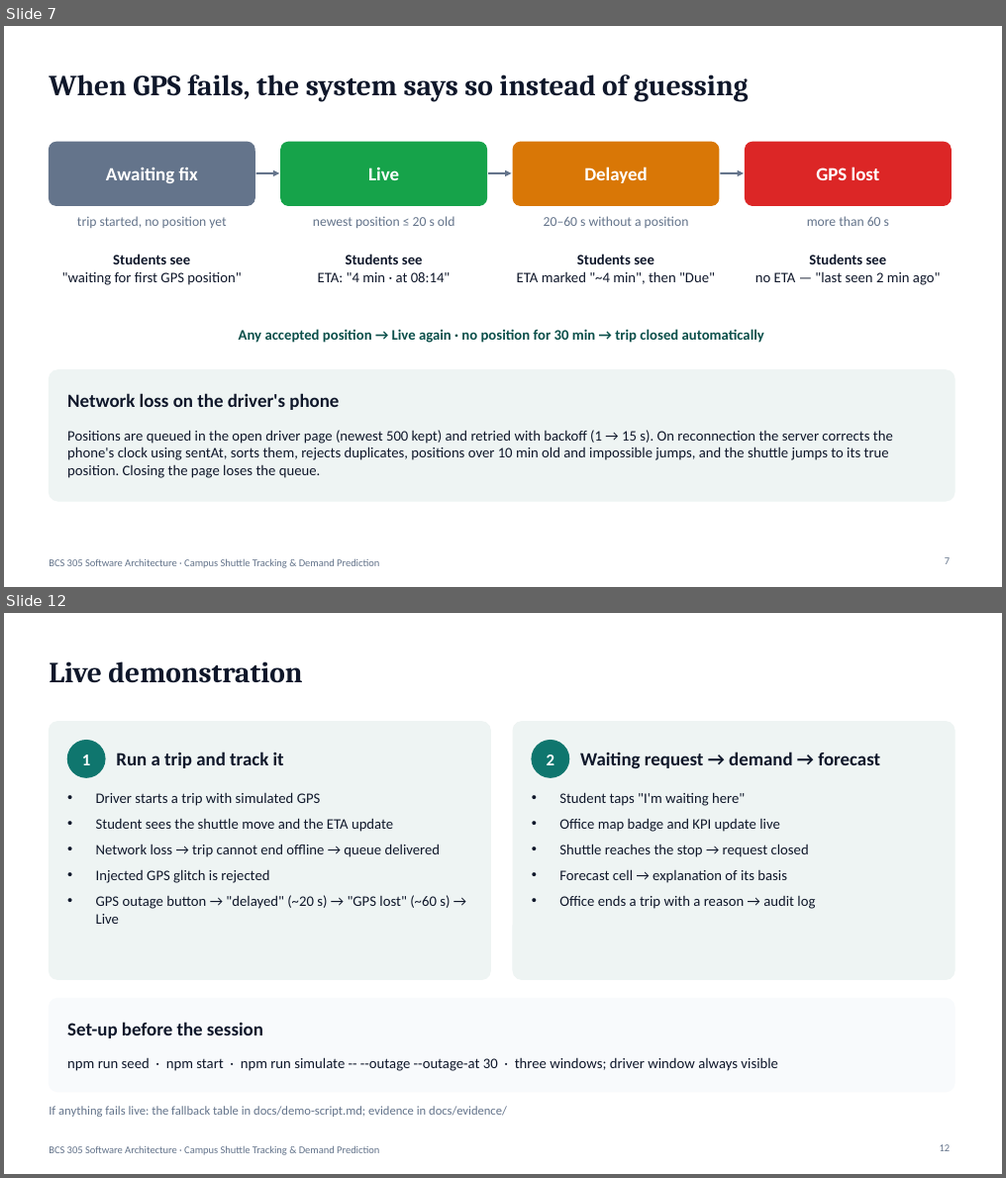
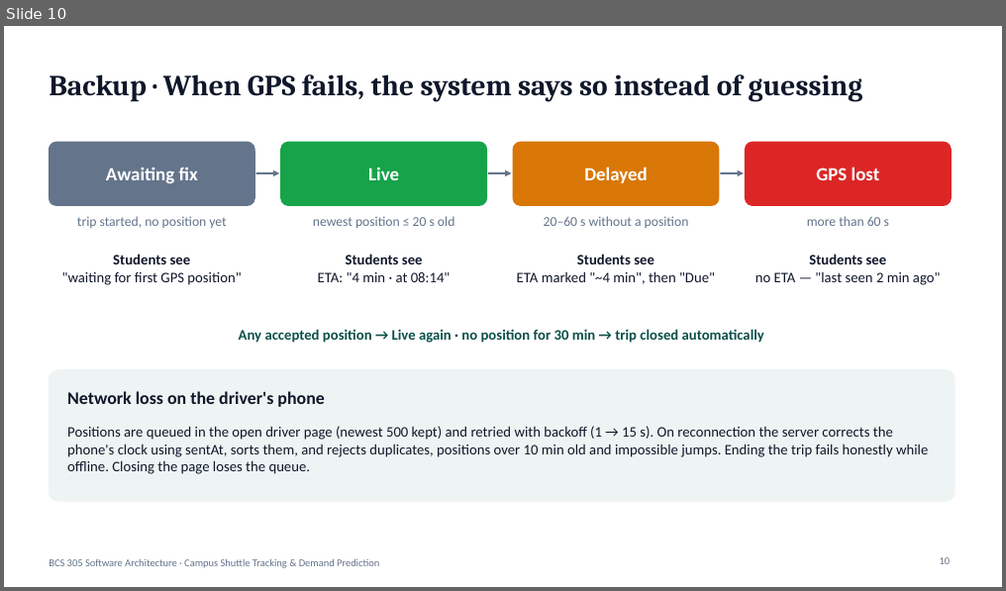
Before and after one commit to abdullahshammari796-ctrl/CampusShuttle, a slide deck: docs/presentation/campus-shuttle-presentation.pptx. Shown one above the other, each under a label of ours: slides 7 and 12 before the commit, slide 10 after it; the slides between them are not shown. The pictures are 1006x1178 and 1006x591 pixels, drawn with LibreOffice and Linux fonts; fonts in the diff are those of the drawing. Boxes give left, top, right and bottom in pixels: in the first picture for what was removed or moved away, otherwise in the second. Text is boxed around its words. In the diff, an @@ line names an element or a change of style, - is before the commit and + after.

```diff
--- a/docs/presentation/campus-shuttle-presentation.pptx
+++ b/docs/presentation/campus-shuttle-presentation.pptx
@@ slide 12 removed at box(4, 613, 1002, 1174), background #FFFFFF; not listed: 1 template element that a slide beside it also shows @@
@@ title removed at box(49, 662, 302, 683) @@
-Live demonstration
@@ rounded rectangle removed at box(49, 722, 491, 980) @@
@@ rounded rectangle removed at box(513, 722, 954, 980) @@
@@ ellipse removed at box(67, 741, 105, 777) @@
@@ text removed at box(82, 755, 90, 765) @@
-1
@@ text removed at box(116, 752, 284, 768) @@
-Run a trip and track it
@@ ellipse removed at box(532, 741, 569, 777) @@
@@ text removed at box(547, 755, 554, 765) @@
-2
@@ text removed at box(580, 752, 880, 768) @@
-Waiting request → demand → forecast
@@ text removed at box(96, 792, 450, 924) @@
-• Driver starts a trip with simulated GPS
-• Student sees the shuttle move and the ETA update
-• Network loss → trip cannot end offline → queue delivered
-• Injected GPS glitch is rejected
-• GPS outage button → "delayed" (~20 s) → "GPS lost" (~60 s) → Live
@@ text removed at box(559, 792, 815, 909) @@
-• Student taps "I'm waiting here"
-• Office map badge and KPI update live
-• Shuttle reaches the stop → request closed
-• Forecast cell → explanation of its basis
-• Office ends a trip with a reason → audit log
@@ rounded rectangle removed at box(49, 998, 954, 1092) @@
@@ text removed at box(67, 1022, 263, 1039) @@
-Set-up before the session
@@ text removed at box(67, 1058, 778, 1071) @@
-npm run seed · npm start · npm run simulate -- --outage --outage-at 30 · three windows; driver window always visible
@@ text removed at box(49, 1106, 507, 1117) @@
-If anything fails live: the fallback table in docs/demo-script.md; evidence in docs/evidence/
@@ page number removed at box(940, 1145, 950, 1152) @@
-12
@@ what was slide 7 is now slide 10 @@
@@ slide 10 changed as well @@
@@ title at box(49, 75, 863, 101): text changed @@
-When GPS fails, the system says so instead of guessing
+Backup · When GPS fails, the system says so instead of guessing
@@ text "Network loss on the driver's ..." at box(67, 391, 324, 407): size 18 to 17 pt @@
@@ text at box(67, 426, 928, 474): text changed @@
-Positions are queued in the open driver page (newest 500 kept) and retried with backoff (1 → 15 s). On reconnection the server corrects the phone's clock using sentAt, sorts them, rejects duplicates, positions over 10 min old and impossible jumps, and the shuttle jumps to its true position. Closing the page loses the queue.
+Positions are queued in the open driver page (newest 500 kept) and retried with backoff (1 → 15 s). On reconnection the server corrects the phone's clock using sentAt, sorts them, and rejects duplicates, positions over 10 min old and impossible jumps. Ending the trip fails honestly while offline. Closing the page loses the queue.
@@ page number at box(940, 558, 950, 565): text changed @@
-7
+10
```
Also in this commit, not shown: 5 other slides changed, 6 slides added, 7 other slides removed, 48 other files.
